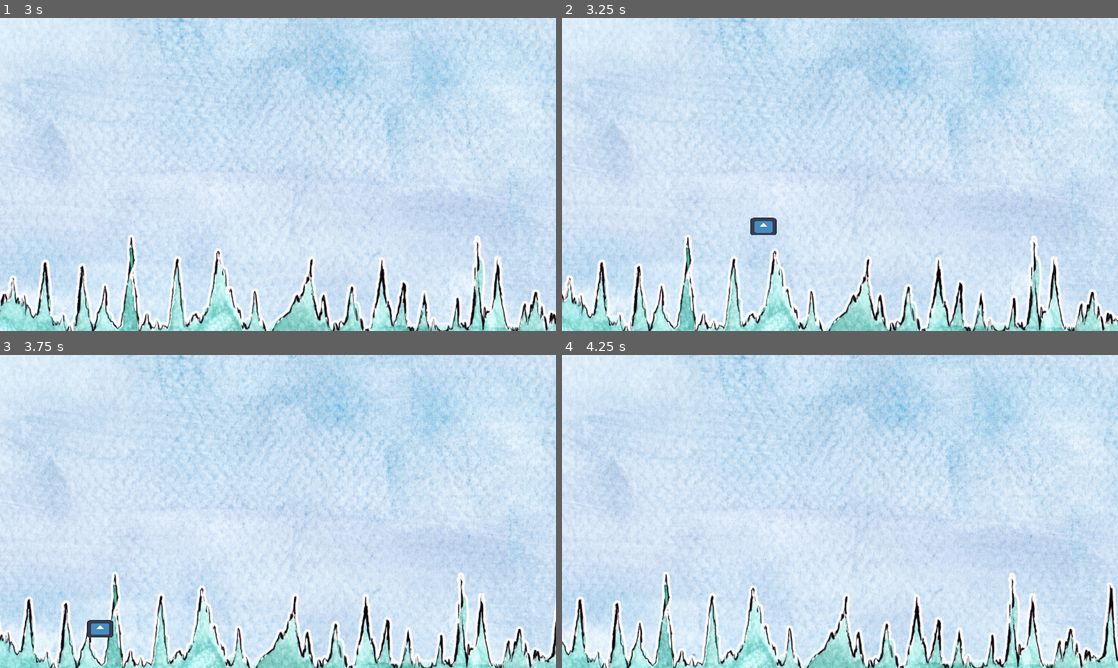
Above: before the commit, frames 1-4 (two rows, left to right).
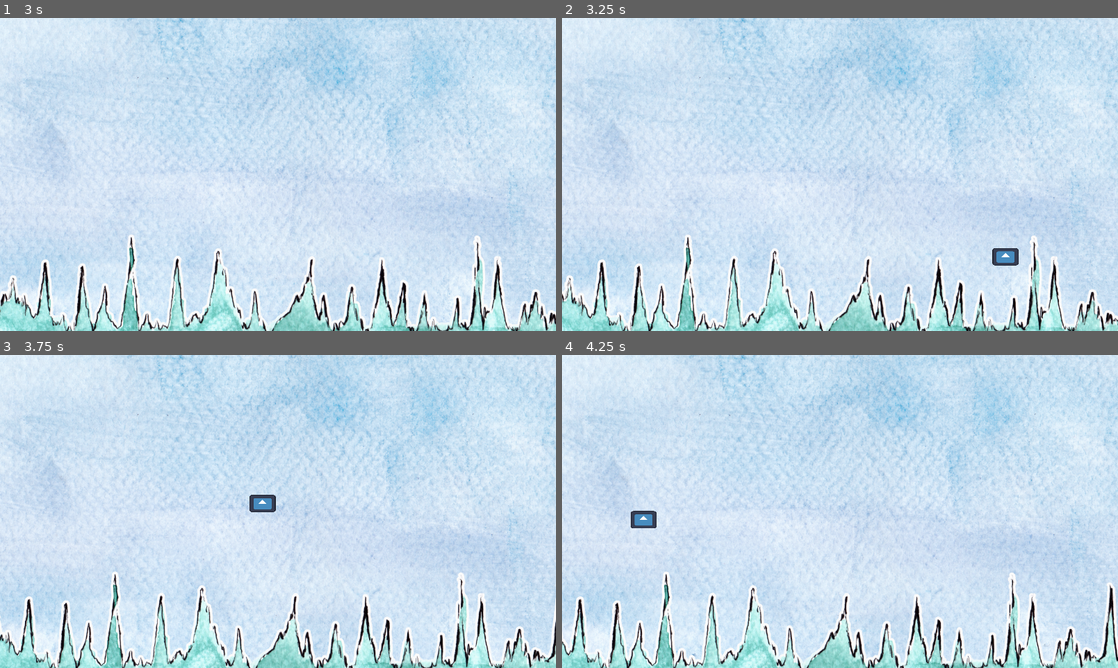
Above: after the commit, the same moments.

Repository: Orama-Interactive/The-roots-of-all-our-problems
Game: Godot game, scene res://src/level_test.tscn
The game is run twice, just before and just after one commit, with the same random seed, the same clock (stepped at 60 frames per second) and the same inputs. The engine's default icon, where the game draws it, is replaced by a stand-in: a white triangle on a blue panel in a dark square.
Inputs:
- Up to frame 1 (3 s): tap Space (jump) at 0.6, 0.77, 1.07, 1.35, 1.52, 1.82, 2.1, 2.85 s
- Up to frame 2 (3.25 s): tap Space (jump) at 3.02 s
- Up to frame 3 (3.75 s): tap Space (jump) at 3.32, 3.6 s
- Up to frame 4 (4.25 s): tap Space (jump) at 3.77, 4.07 s

Frame 1 is identical in both runs. In frame 2, 0.5% of the frame differs, in the area x 33-83%, y 63-80%; in frame 3, 0.5%; in frame 4, 0.3%.

Commit message:
Obstacke curve movement

Diff:
--- a/src/level_test.gd
+++ b/src/level_test.gd
@@ -1,9 +1,11 @@
 extends Node2D
 
 var obstacle_tscn := preload("res://src/obstacle.tscn")
+@onready var player: Player = $Player
 
 
 func _on_timer_timeout() -> void:
 	var obstacle: Obstacle = obstacle_tscn.instantiate()
-	obstacle.position = Vector2(800, 400)
+	var pos := Vector2(player.position.x + 940, 720)
+	obstacle.position = pos
 	add_child(obstacle)
--- a/src/obstacle.gd
+++ b/src/obstacle.gd
@@ -1,14 +1,28 @@
 class_name Obstacle
-extends Area2D
+extends CharacterBody2D
 
-var speed := 300.0
+# Get the gravity from the project settings to be synced with RigidBody nodes.
+var gravity := ProjectSettings.get_setting("physics/2d/default_gravity")
+var speed := -40000.0
+var jump_velocity = -40000.0
+var has_jumped := false
+@onready var path_follow_2d: PathFollow2D = $Path2D/PathFollow2D
+
+
+func _ready() -> void:
+	jump_velocity = randf_range(-80000, -40000)
 
 
 func _physics_process(delta: float) -> void:
-	position.x -= speed * delta
-	position.y += speed * delta
+	velocity.y += gravity * delta
+	if not has_jumped:
+		has_jumped = true
+		velocity.y = jump_velocity * delta
+
+	velocity.x = speed * delta
+	move_and_slide()
 
 
-func _on_body_entered(body: Node2D) -> void:
+func _on_area_2d_body_entered(body: Node2D) -> void:
 	if body is Player:
 		print("Game over")
--- a/src/obstacle.tscn
+++ b/src/obstacle.tscn
@@ -6,16 +6,18 @@
 [sub_resource type="RectangleShape2D" id="RectangleShape2D_s2162"]
 size = Vector2(58, 39)
 
-[node name="Obstacle" type="Area2D"]
+[node name="Obstacle" type="CharacterBody2D"]
 script = ExtResource("1_tgx6a")
 
-[node name="Icon" type="Sprite2D" parent="."]
+[node name="Area2D" type="Area2D" parent="."]
+
+[node name="Icon" type="Sprite2D" parent="Area2D"]
 position = Vector2(5, 10)
 scale = Vector2(0.46875, 0.3125)
 texture = ExtResource("1_avlyj")
 
-[node name="CollisionShape2D" type="CollisionShape2D" parent="."]
+[node name="CollisionShape2D" type="CollisionShape2D" parent="Area2D"]
 position = Vector2(5, 9.5)
 shape = SubResource("RectangleShape2D_s2162")
 
-[connection signal="body_entered" from="." to="." method="_on_body_entered"]
+[connection signal="body_entered" from="Area2D" to="." method="_on_area_2d_body_entered"]
